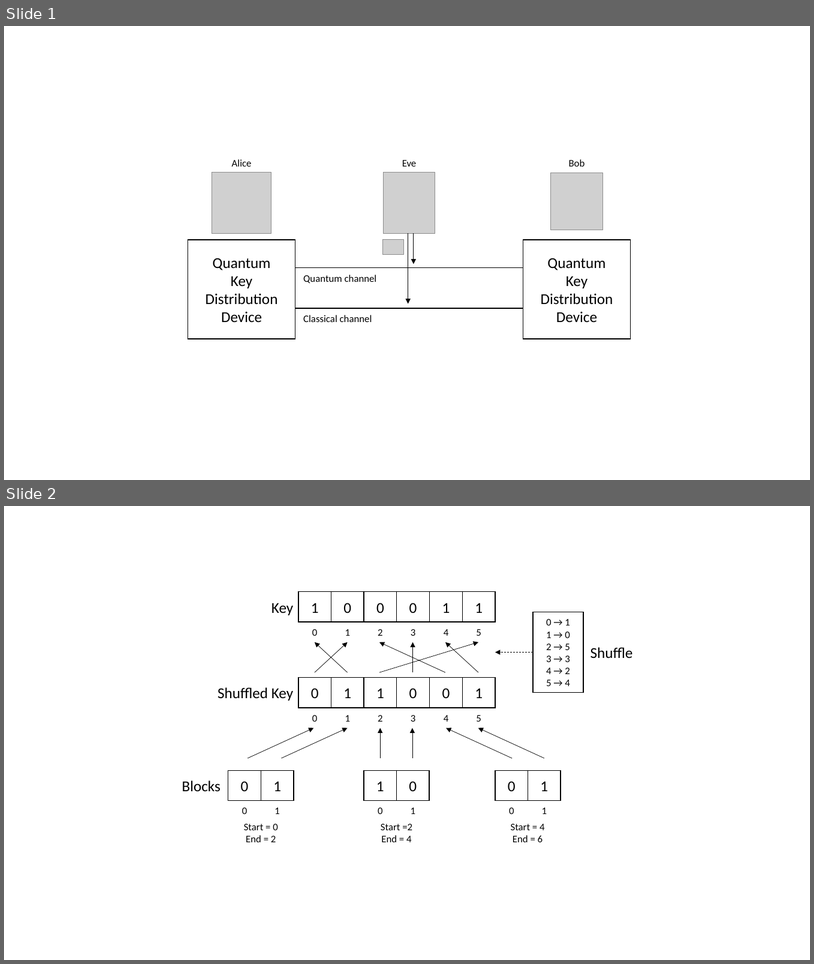
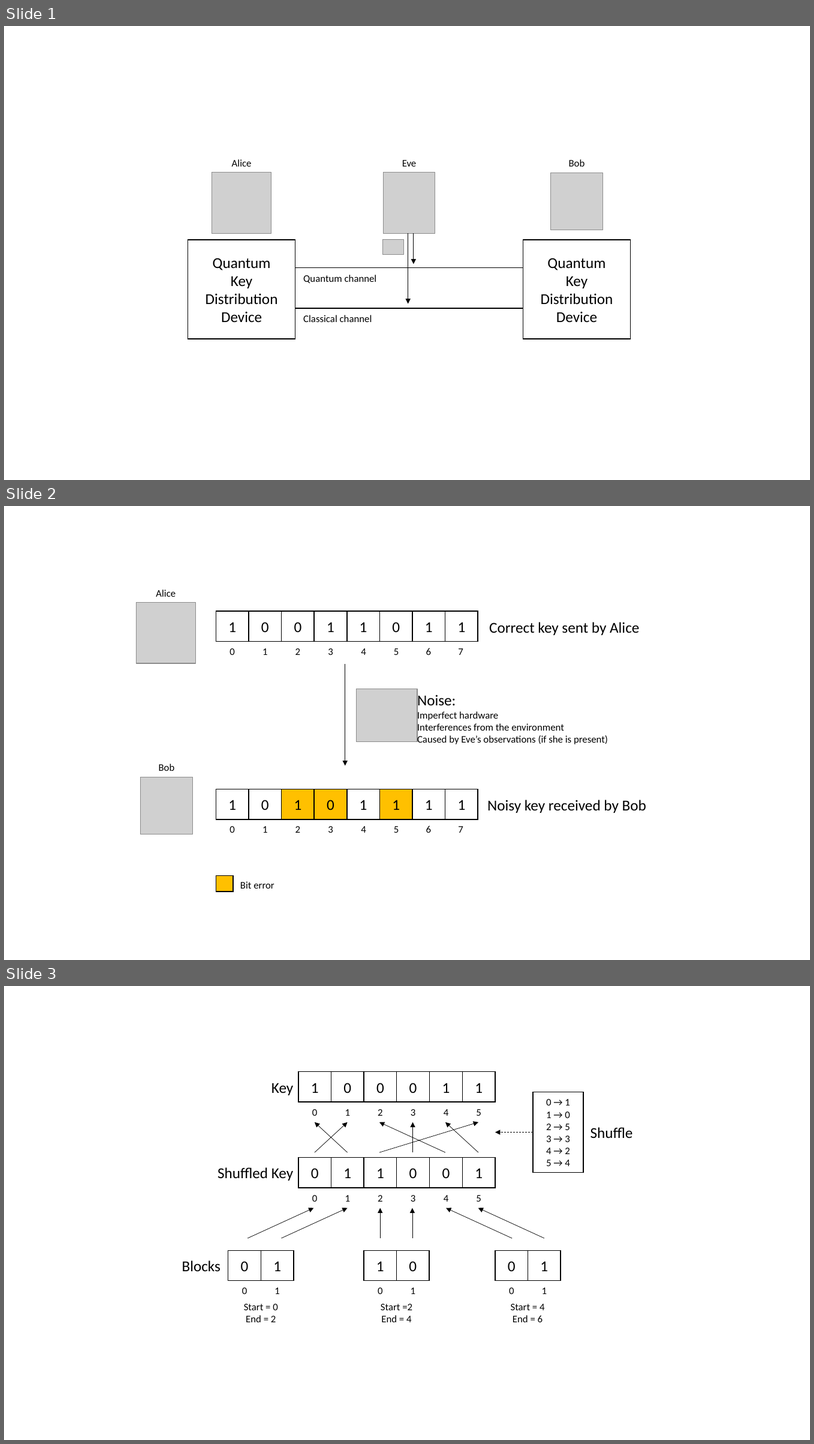
Before and after one commit to brunorijsman/cascade-python, a slide deck: docs/source/figures/figures.pptx. Shown one above the other, each under a label of ours: slides 1 and 2 before the commit, slides 1, 2 and 3 after it. The pictures are 814x964 and 814x1444 pixels, drawn with LibreOffice and Linux fonts; fonts in the diff are those of the drawing; grey boxes stand for pictures. Boxes give left, top, right and bottom in pixels: in the first picture for what was removed or moved away, otherwise in the second. Text is boxed around its words. In the diff, an @@ line names an element or a change of style, - is before the commit and + after.

Commit message:
explain noise

```diff
--- a/docs/source/figures/figures.pptx
+++ b/docs/source/figures/figures.pptx
@@ slide 2 added at (x1=4, y1=506, x2=810, y2=960), background #FFFFFF @@
@@ text added at (x1=156, y1=589, x2=176, y2=597), 12 pt, text #000000 @@
+Alice
@@ picture added at (x1=136, y1=602, x2=196, y2=663) @@
@@ text added at (x1=489, y1=622, x2=639, y2=635), 18 pt, text #000000 @@
+Correct key sent by Alice
@@ group added at (x1=216, y1=611, x2=478, y2=655): 8 rectangles, 8 texts @@
+1
+0
+0
+1
+1
+0
+0
+1
+2
+3
+4
+5
+1
+1
+6
+7
@@ arrow added from (345, 664) to (345, 766), #000000 0.5 pt @@
@@ picture added at (x1=357, y1=688, x2=418, y2=742) @@
@@ text added at (x1=417, y1=693, x2=608, y2=744), 12 pt, text #000000 @@
+Noise:
+Imperfect hardware
+Interferences from the environment
+Caused by Eve’s observations (if she is present)
@@ text added at (x1=159, y1=763, x2=175, y2=771), 12 pt, text #000000 @@
+Bob
@@ picture added at (x1=141, y1=777, x2=194, y2=834) @@
@@ text added at (x1=488, y1=799, x2=647, y2=813), 18 pt, text #000000 @@
+Noisy key received by Bob
@@ group added at (x1=216, y1=789, x2=478, y2=832): 8 rectangles, 8 texts @@
+1
+0
+1
+0
+1
+1
+0
+1
+2
+3
+4
+5
+1
+1
+6
+7
@@ rectangle added at (x1=216, y1=876, x2=233, y2=891), fill #FFC000, outline #000000 1 pt @@
@@ text added at (x1=240, y1=881, x2=274, y2=888), 12 pt, text #000000 @@
+Bit error
@@ what was slide 2 is now slide 3 @@
```
Also in this commit, not shown: 2 other files.
